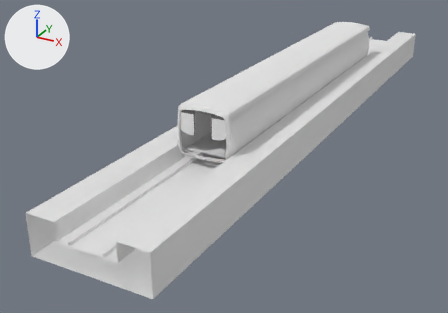
An edit to the Blender file assets/trains/bart/d/d.blend, drawn before and after from the same camera.
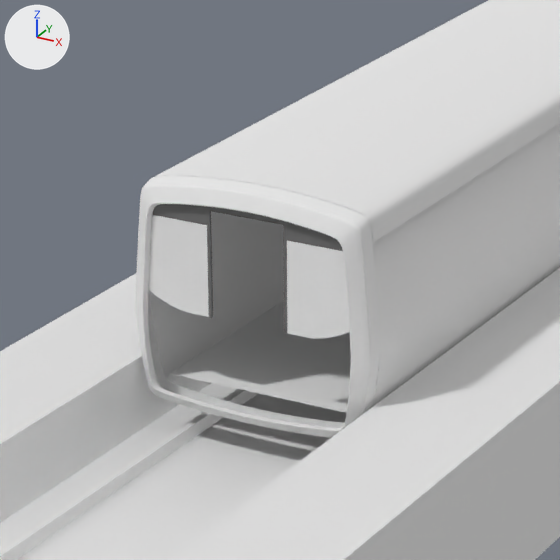
Each version is shown whole from a 50 mm lens placed at (14.33, -35.19, 12.63), pointed at (-3.02, -3.65, -3.14), then close up on the part from 33% to 61% of the width and 20% to 61% of the height. Arrows for +X, +Y and +Z are at upper left; the lights stay in place.

Objects in the first close-up: 'Plane', 'Plane.001', 'platform', 'rails', 'windows', 'windows.001'.
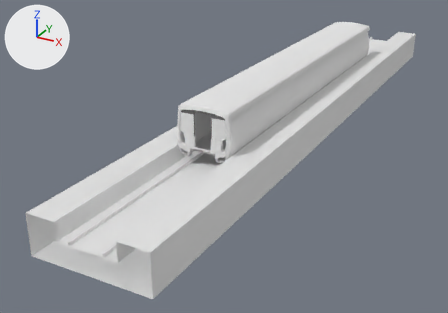
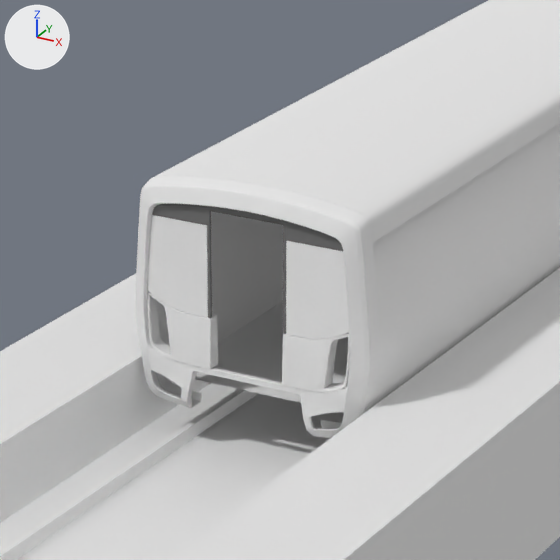
Location of each change, [x1, y1, x2, y2] in pixels of the close-ups (560 x 560 px):
'windows.002', added
    after: [148, 292, 350, 392]
part 1 of me_plane_001, built on
    before: [138, 289, 378, 438]
    after: [136, 288, 379, 438]

Edits to the bpy script that builds the scene:
```text
Change me_plane_001:
    used by ob_plane_001; location = (0.0, -11.0, 0.0)
    remove me_plane_001.from_pydata(...)  # 121 vertices, 90 faces; spans x 0.0..1.53, y -0.32..0.0, z 0.17..3.03
    add me_plane_001.from_pydata(...)  # 207 vertices, 163 faces; spans x 0.0..1.53, y -0.34..0.01, z 0.22..3.03
    me_plane_001 part 1: 30 vertices moved from x 1.09..1.4, y -0.32..0.0, z 0.27..1.18 to x 1.17..1.48, y -0.32..0.01, z 0.27..1.18; 12 vertices removed from x 0.0..1.27, y -0.32..0.0, z 0.17..0.5; 98 vertices added at x 0.0..1.44, y -0.34..0.01, z 0.22..0.98
Add me_windows_002:
    me_windows_002.from_pydata(...)  # 80 vertices, 63 faces; spans x 0.46..1.294, y -0.288..-0.1, z 0.815..1.578
    me_windows_002.polygons.foreach_set('use_smooth', [True] * 63)
    me_windows_002.materials.append(mat_glass)  # white #e7e7e7
Add ob_windows_002:
    ob_windows_002 = bpy.data.objects.new('windows.002', me_windows_002)
    ob_windows_002.location = (0.0, -11.02, 0.0)
    _m = ob_windows_002.modifiers.new('Mirror', 'MIRROR')
    _m = ob_windows_002.modifiers.new('Subsurf', 'SUBSURF')
    _m.render_levels = 3
    _m = ob_windows_002.modifiers.new('Bevel', 'BEVEL')
    _m.spread = 0.0
    _m = ob_windows_002.modifiers.new('EdgeSplit', 'EDGE_SPLIT')
```
